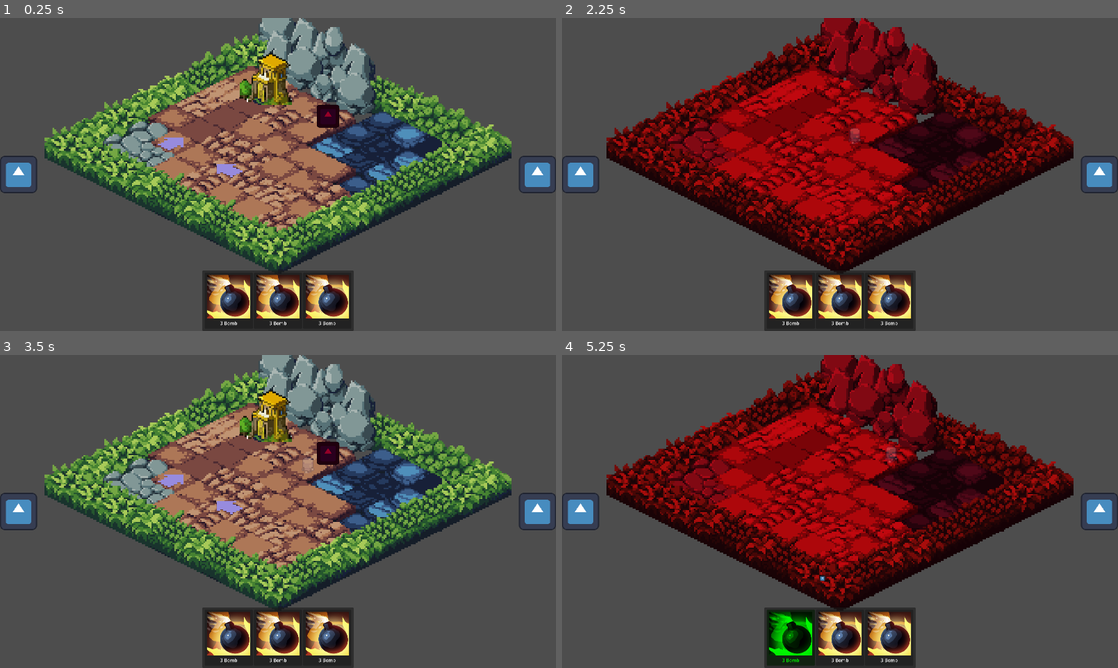
Above: before the commit, frames 1-4 (two rows, left to right).
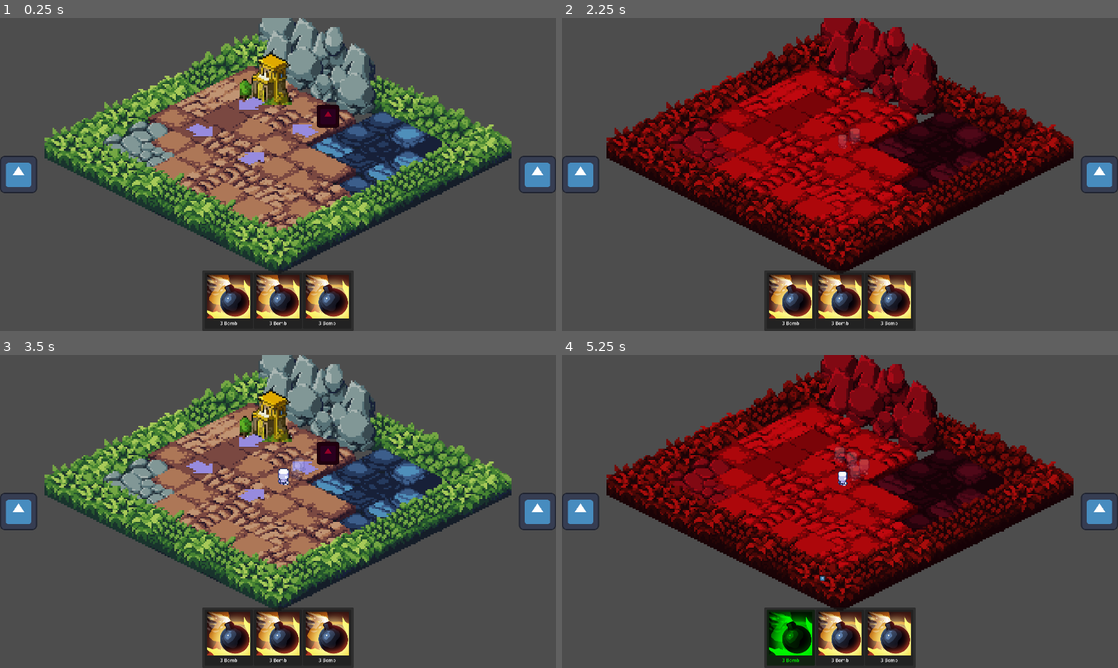
Above: after the commit, the same moments.

Repository: HephaistosForge/Chronominions
Game: Godot game, scene res://playgrounds/playground_brutenis.tscn
Two runs of this game, one before a commit and one after it. Both use one fixed random seed, a clock stepped at 60 frames per second and the inputs below. The engine's default icon, where the game draws it, is replaced by a stand-in: a white triangle on a blue panel in a dark square.
Inputs (mouse positions are in pixels of both pictures, inside the frame that each line leads up to):
- Up to frame 1 (0.25 s): no input
- Up to frame 2 (2.25 s): click (1101, 174) at 0.5 s; click (1101, 174) at 1.25 s; click (578, 174) at 2 s
- Up to frame 3 (3.5 s): click (16, 511) at 2.75 s
- Up to frame 4 (5.25 s): click (578, 511) at 3.5 s; click (1101, 511) at 4.25 s; drag from (789, 636) to (895, 442) at 5.02 s

The runs differ from the first frame. In frame 1, 0.8% of the frame differs, in the area x 28-58%, y 25-51%; in frame 2, less than 0.1%; in frame 3, 1.0%; in frame 4, 0.5%.

Commit message:
Fix direction markers

Diff:
--- a/game_objects/lemmings/lemming.tscn
+++ b/game_objects/lemmings/lemming.tscn
@@ -60,6 +60,21 @@
 "transitions": PackedFloat32Array(2.92817, 0.366022, 1),
 "update": 0,
 "values": [Vector2(1, 1), Vector2(1.195, 1.195), Vector2(1e-05, 1e-05)]
+}
+
+[sub_resource type="Animation" id="Animation_t7mla"]
+resource_name = "spawn"
+tracks/0/type = "value"
+tracks/0/imported = false
+tracks/0/enabled = true
+tracks/0/path = NodePath(".:scale")
+tracks/0/interp = 2
+tracks/0/loop_wrap = true
+tracks/0/keys = {
+"times": PackedFloat32Array(),
+"transitions": PackedFloat32Array(),
+"update": 0,
+"values": []
 }
 
 [sub_resource type="Animation" id="Animation_hxcxv"]
@@ -130,21 +145,6 @@
 "values": [Rect2(80, 24, 16, 24), Rect2(80, 48, 16, 24), Rect2(80, 72, 16, 24), Rect2(80, 48, 16, 24)]
 }
 
-[sub_resource type="Animation" id="Animation_t7mla"]
-resource_name = "spawn"
-tracks/0/type = "value"
-tracks/0/imported = false
-tracks/0/enabled = true
-tracks/0/path = NodePath(".:scale")
-tracks/0/interp = 2
-tracks/0/loop_wrap = true
-tracks/0/keys = {
-"times": PackedFloat32Array(),
-"transitions": PackedFloat32Array(),
-"update": 0,
-"values": []
-}
-
 [sub_resource type="AnimationLibrary" id="AnimationLibrary_gcv2c"]
 _data = {
 "RESET": SubResource("Animation_0ipbq"),
@@ -158,7 +158,8 @@
 
 [node name="Lemming" type="CharacterBody2D"]
 z_index = 10
-
+z_as_relative = false
+y_sort_enabled = true
 collision_mask = 0
 script = ExtResource("1_db08k")
 
--- a/game_objects/map/epoch_map/epoch_map.gd
+++ b/game_objects/map/epoch_map/epoch_map.gd
@@ -8,6 +8,11 @@
 
 func _ready() -> void:
 	available_epochs = get_children()
+
+	for epoch1 in available_epochs:
+		for epoch2 in available_epochs:
+			if epoch1 != epoch2:
+				assert(epoch1.epoch != epoch2.epoch, "All epoch tile maps must be in different epochs")
 
 
 func fade_out(index: int) -> void:
@@ -43,7 +48,9 @@
 
 
 func get_epoch_map_from_epoch_enum(epoch: Globals.Epoch):
-	return available_epochs[epoch]
+	for epoch_tile_map in available_epochs:
+		if epoch_tile_map.epoch == epoch:
+			return epoch_tile_map
 
 
 func get_current_epoch():
--- a/game_objects/map/epoch_map/epoch_tile_map/epoch_tile_map.gd
+++ b/game_objects/map/epoch_map/epoch_tile_map/epoch_tile_map.gd
@@ -13,12 +13,10 @@
 func world_to_tile_coord(coord: Vector2) -> Vector2:
 	return local_to_map(coord)
 
-func _ready():
-	print(epoch, direction_markers)
 
 func register_direction_marker(node: Node2D, direction: Vector2):
 	direction_markers[_node_to_tile_coord(node)] = direction
-	print(epoch, direction_markers)
+
 
 func get_tile_data_at_mouse_pos() -> TileData:
 	var tile_map_coordinates = local_to_map(get_local_mouse_position())
@@ -29,9 +27,11 @@
 func get_centered_tile_position_from_world_position(world_pos: Vector2) -> Vector2:
 	return to_global(map_to_local(local_to_map(to_local(world_pos))))
 
+func _node_to_local_coord(node: Node2D):
+	return to_local(node.global_position)
+
 func _node_to_tile_coord(node: Node2D):
-	var local_node_pos = to_local(node.global_position)
-	return local_to_map(local_node_pos)
+	return local_to_map(_node_to_local_coord(node))
 
 func _node_to_tile_data(node: Node2D):
 	var tile_coord = _node_to_tile_coord(node)
@@ -51,8 +51,7 @@
 
 func new_direction_if_on_direction_marker(node: Node2D):
 	var tile_coord = _node_to_tile_coord(node)
-	print(epoch, tile_coord, direction_markers)
 	if tile_coord in direction_markers:
-		print("AAAAAAAAAAAAAAAAAAA")
-		return direction_markers[tile_coord]
+		if map_to_local(tile_coord).distance_to(_node_to_local_coord(node)) < .1:
+			return direction_markers[tile_coord]
 	return null
--- a/playgrounds/playground_brutenis.tscn
+++ b/playgrounds/playground_brutenis.tscn
@@ -22,24 +22,37 @@
 epoch = -1
 
 [node name="LemmingSpawner" parent="World/EpochMap/EpochTileMap" index="1" instance=ExtResource("3_n47ma")]
-position = Vector2(0, 0.0625)
 scale = Vector2(0.125, 0.125)
+lemming_population = 10
 
 [node name="BombPickup" parent="World/EpochMap/EpochTileMap" index="2" instance=ExtResource("4_hq7w2")]
 z_index = 1
 position = Vector2(30.875, -17.1875)
 
 [node name="DirectionMarker" parent="World/EpochMap/EpochTileMap" index="3" instance=ExtResource("5_qvf6e")]
-position = Vector2(-29.75, 16.0625)
+position = Vector2(16.875, -8.3125)
 scale = Vector2(0.125, 0.125)
 
 [node name="DirectionMarker2" parent="World/EpochMap/EpochTileMap" index="4" instance=ExtResource("5_qvf6e")]
-position = Vector2(-66.125, -0.4375)
+position = Vector2(-16.625, 8.6875)
 scale = Vector2(0.125, 0.125)
 direction = 1
 
+[node name="DirectionMarker3" parent="World/EpochMap/EpochTileMap" index="5" instance=ExtResource("5_qvf6e")]
+position = Vector2(-48.5, -8.9375)
+scale = Vector2(0.125, 0.125)
+direction = 3
+
+[node name="DirectionMarker4" parent="World/EpochMap/EpochTileMap" index="6" instance=ExtResource("5_qvf6e")]
+position = Vector2(-16, -25.3125)
+scale = Vector2(0.125, 0.125)
+direction = 2
+
+[node name="EpochTileMap2" parent="World/EpochMap" index="1"]
+epoch = 1
+
 [node name="EpochTileMap3" parent="World/EpochMap" index="2"]
-epoch = 1
+epoch = 2
 
 [editable path="World"]
 [editable path="World/EpochMap"]
